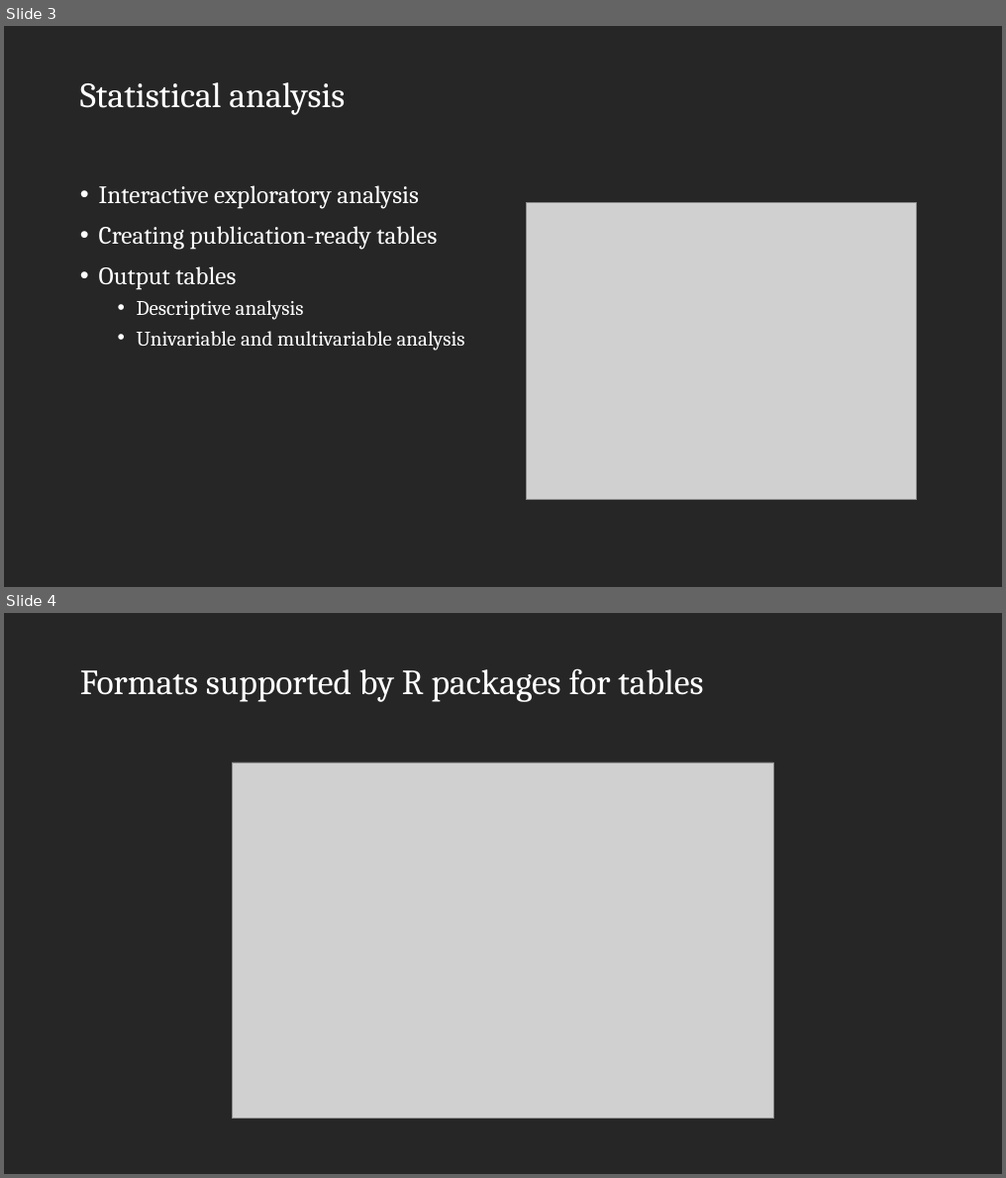
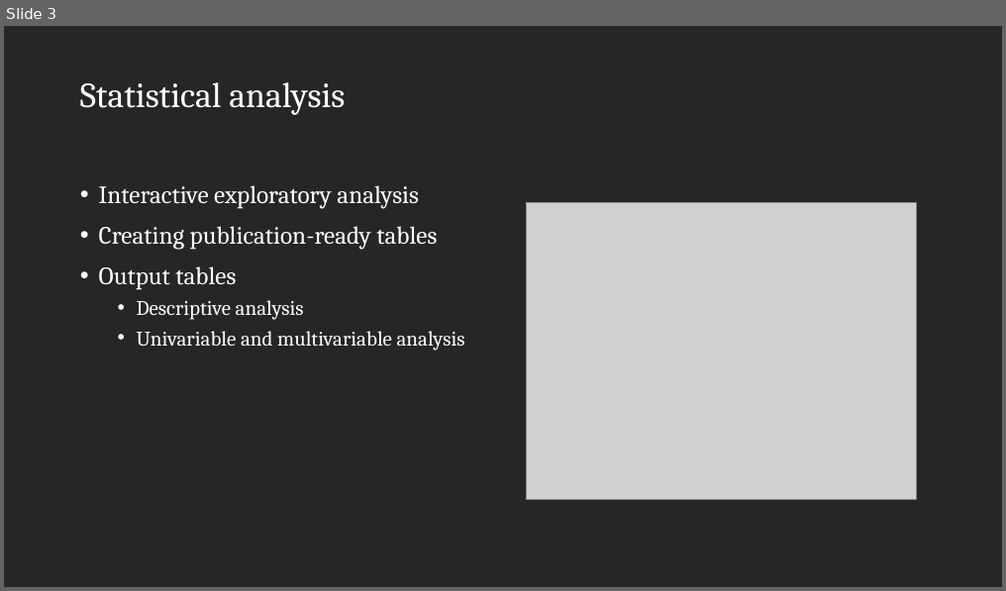
Before and after one commit to zawmtun/r_workshop_ex, a slide deck: code/05_regress.pptx. Shown one above the other, each under a label of ours: slides 3 and 4 before the commit, slide 3 after it. The pictures are 1006x1178 and 1006x591 pixels, drawn with LibreOffice and Linux fonts; fonts in the diff are those of the drawing; grey boxes stand for pictures; background and template pictures are left out. Boxes give left, top, right and bottom in pixels: in the first picture for what was removed or moved away, otherwise in the second. Text is boxed around its words. In the diff, an @@ line names an element or a change of style, - is before the commit and + after.

```diff
--- a/code/05_regress.pptx
+++ b/code/05_regress.pptx
@@ slide 4 removed at [4, 613, 1002, 1174], background #262626 @@
@@ title removed at [80, 668, 703, 702] @@
-Formats supported by R packages for tables
@@ picture removed at [233, 762, 774, 1119] @@
```
